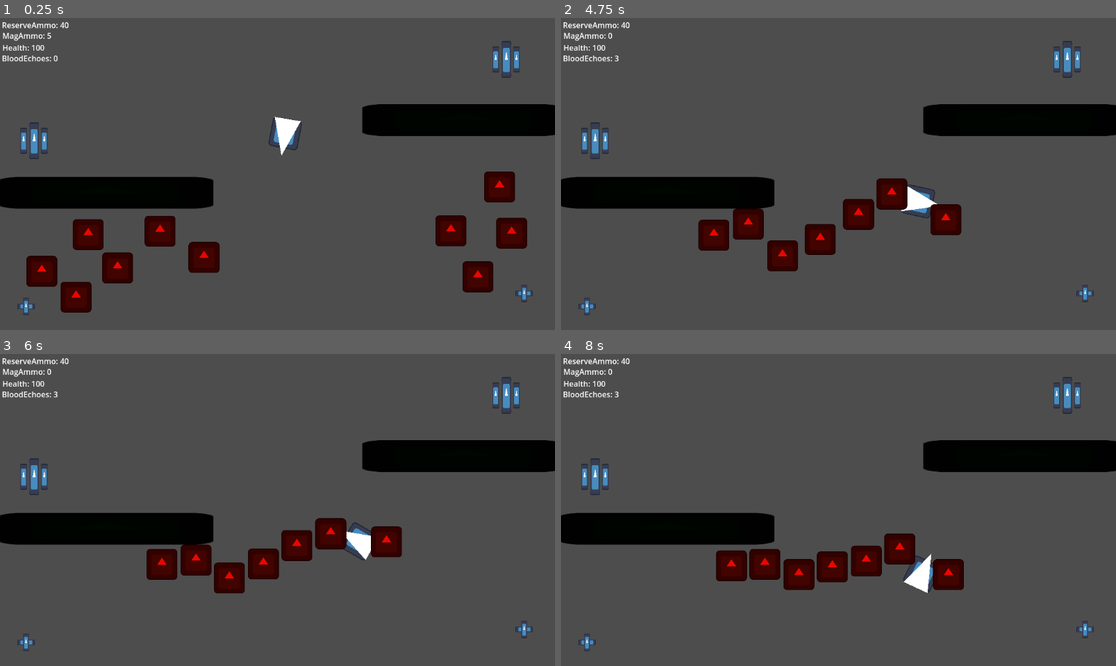
Above: before the commit, frames 1-4 (two rows, left to right).
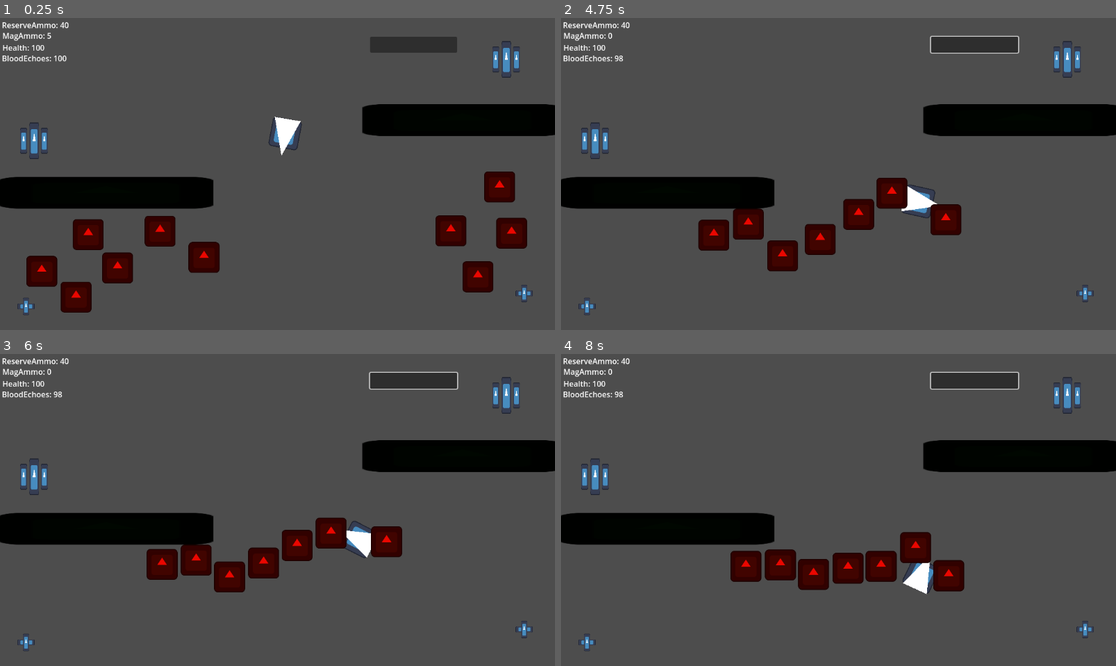
Above: after the commit, the same moments.

Repository: TheWhiteWolf0/Shooter-Game
Game: Godot game, scene res://Scenes/test_scence.tscn
Same seed, same stepped clock (60 frames per second), same inputs: the game is played once before the commit and once after it. This scene is started directly instead of the project's main scene. The engine's default icon, where the game draws it, is replaced by a stand-in: a white triangle on a blue panel in a dark square.
Inputs (mouse positions are in pixels of both pictures, inside the frame that each line leads up to):
- Up to frame 1 (0.25 s): no input
- Up to frame 2 (4.75 s): click (977, 46) at 0.52 s; move the mouse to (960, 158) at 1.27 s; hold D (Right) 1.28-2.03 s; click (960, 158) at 1.35 s; move the mouse to (727, 189) at 2.02 s; hold S (Down) 2.03-2.78 s; click (727, 189) at 2.1 s; move the mouse to (894, 105) at 2.77 s; hold D (Right) 2.78-3.53 s; click (894, 105) at 2.85 s; move the mouse to (810, 236) at 3.52 s; hold W (Up) 3.53-4.28 s; click (810, 236) at 3.6 s; move the mouse to (1005, 220) at 4.27 s; hold A (Left) from 4.28 s (still down); click (1005, 220) at 4.35 s
- Up to frame 3 (6 s): move the mouse to (111, 463) at 5.02 s; click (111, 463) at 5.1 s; move the mouse to (305, 510) at 5.77 s; release A (Left) at 5.78 s; hold S (Down) from 5.78 s (still down); click (305, 510) at 5.85 s
- Up to frame 4 (8 s): move the mouse to (755, 432) at 6.52 s; release S (Down) at 6.53 s; hold D (Right) 6.53-7.28 s; click (755, 432) at 6.6 s; move the mouse to (960, 494) at 7.27 s; hold W (Up) from 7.28 s (still down); click (960, 494) at 7.35 s

The runs differ from the first frame. In frame 1, 0.8% of the frame differs, in the area x 9-83%, y 6-15%; in frame 2, 1.0%; in frame 3, 1.3%; in frame 4, 3.4%, in the area x 9-83%, y 5-78%.

Commit message:
Upgrades kinda work needs refining

Diff:
--- a/shootergame/GlobalVariables/GloabalVariables.gd
+++ b/shootergame/GlobalVariables/GloabalVariables.gd
@@ -27,4 +27,4 @@
 var damage_Overtime:bool = false
 var damage_OT_Fire:float = 0.0
 
-var Currency:int = 0
+var Currency:int = 100
--- /dev/null
+++ b/shootergame/Scenes/control.tscn
@@ -0,0 +1,19 @@
+[gd_scene load_steps=2 format=3 uid="uid://8suguyupkdoi"]
+
+[ext_resource type="Script" uid="uid://bctqa2ek4wto0" path="res://Scripts/Upgrades.gd" id="1_sjmnu"]
+
+[node name="Control" type="Control"]
+layout_mode = 3
+anchors_preset = 15
+anchor_right = 1.0
+anchor_bottom = 1.0
+grow_horizontal = 2
+grow_vertical = 2
+script = ExtResource("1_sjmnu")
+
+[node name="Button" type="Button" parent="."]
+layout_mode = 0
+offset_right = 181.0
+offset_bottom = 33.0
+
+[connection signal="pressed" from="Button" to="." method="_on_button_pressed"]
--- a/shootergame/Scenes/test_scence.tscn
+++ b/shootergame/Scenes/test_scence.tscn
@@ -6,6 +6,7 @@
 [ext_resource type="PackedScene" uid="uid://bjw3uvhgoe0aa" path="res://Scenes/hud.tscn" id="4_ud2or"]
 [ext_resource type="PackedScene" uid="uid://p22sham85u4u" path="res://Scenes/MedKits.tscn" id="5_iph1d"]
 [ext_resource type="PackedScene" uid="uid://bnglv4xn425t0" path="res://Scenes/ammo_pack.tscn" id="6_2n37a"]
+[ext_resource type="PackedScene" uid="uid://8suguyupkdoi" path="res://Scenes/control.tscn" id="7_2n37a"]
 
 [sub_resource type="NavigationPolygon" id="NavigationPolygon_83j0u"]
 vertices = PackedVector2Array(1142.95, 636.023, 9.03125, 638.969, 9.75781, 404.203, 435.32, 404.203, 755.227, 253.203, 1141.18, 253.203, 435.32, 323.359, 1140.04, 10.0313, 1140.79, 172.359, 755.227, 172.359, 10.9609, 13.9609, 10.0078, 323.359)
@@ -124,3 +125,9 @@
 
 [node name="AmmoPack2" parent="AmmoPacks" instance=ExtResource("6_2n37a")]
 position = Vector2(71, 255)
+
+[node name="Control" parent="." instance=ExtResource("7_2n37a")]
+offset_left = 768.0
+offset_top = 39.0
+offset_right = 768.0
+offset_bottom = 39.0
--- /dev/null
+++ b/shootergame/Scripts/Upgrades.gd
@@ -0,0 +1,26 @@
+
+
+
+
+
+
+
+
+extends Control
+
+var cost:int = 5
+
+
+
+func _on_button_pressed() -> void:
+	if GlobalVariables.Currency >= cost:
+		GlobalVariables.Currency = GlobalVariables.Currency - cost
+		GlobalVariables.mag_ammo = GlobalVariables.mag_ammo + 1
+		GlobalVariables.mag_Capacity = GlobalVariables.mag_Capacity + 1
+		cost = cost + 2
+		print(cost)
+		print(GlobalVariables.mag_ammo)
+		print(GlobalVariables.mag_Capacity)
+	else:
+		print("Insufficieny funds")
+	pass # Replace with function body.
Not shown: 1 places in shootergame/Scenes/test_scence.tscn that only renumber resources
Not shown, added: shootergame/Scripts/Upgrades.gd.uid
